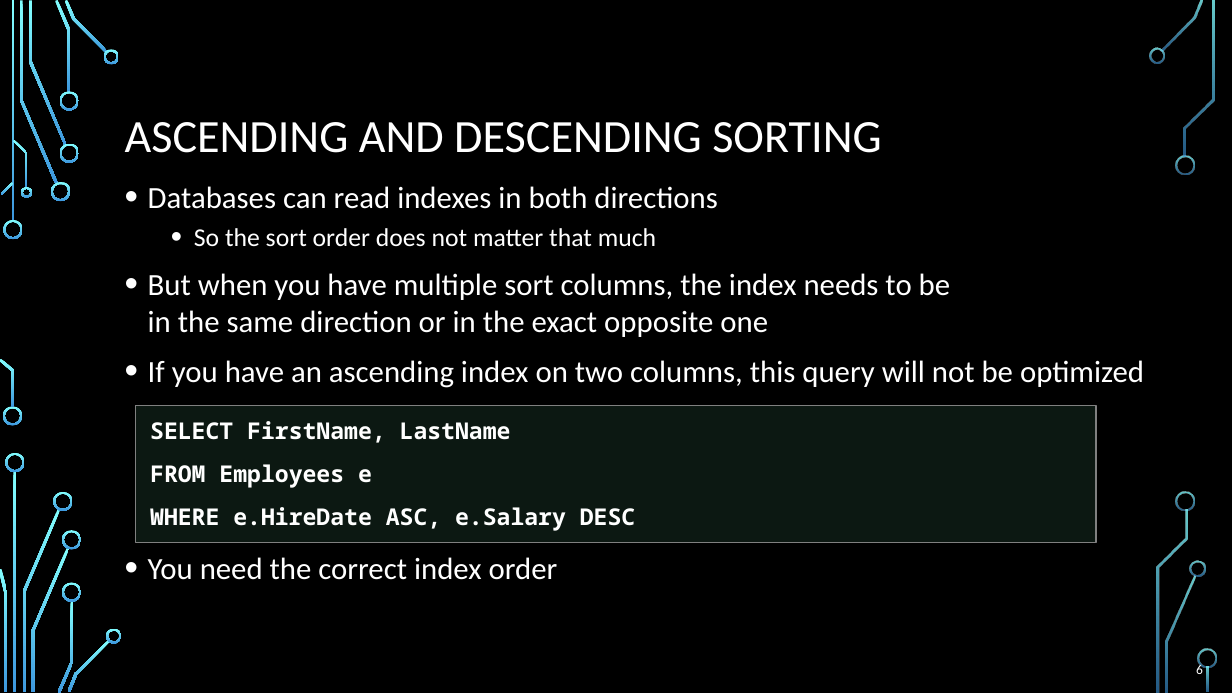
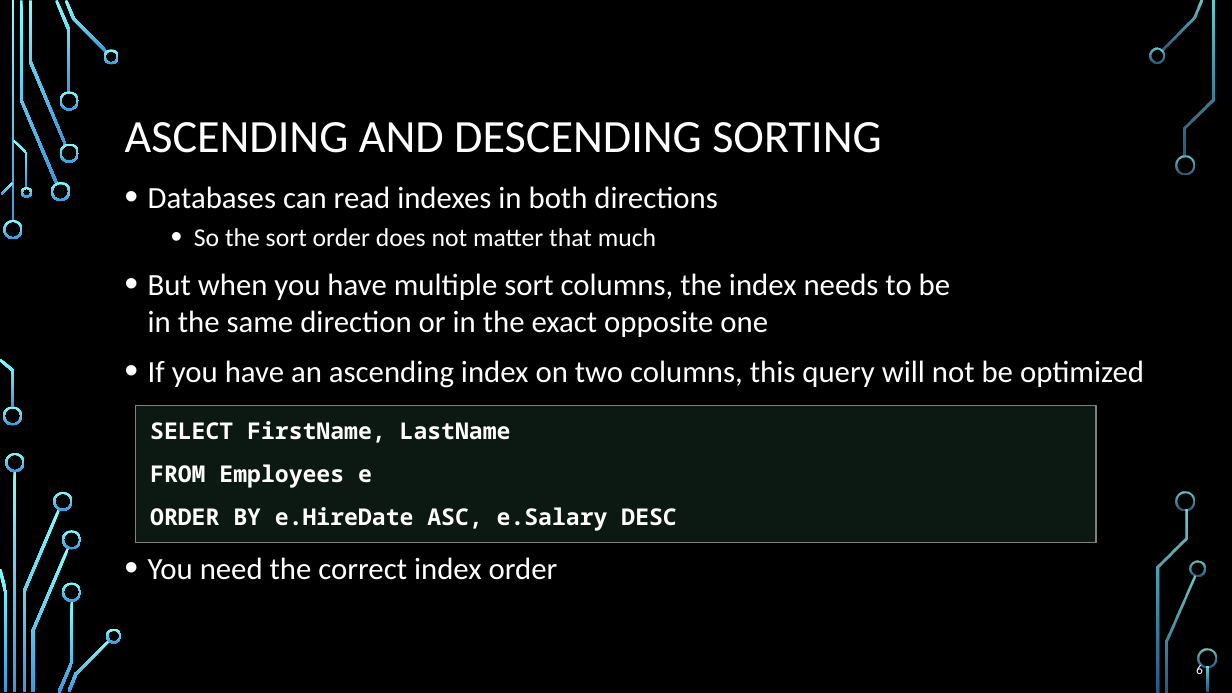
Before and after one commit to imutafchiev94/MyTested.AspNet.TV, a slide deck: slide 6 of src/Database Indexes Made Simple/Presentation - Advanced.pptx. Drawn at 1232x693 pixels with LibreOffice and Linux fonts; fonts in the diff are those of the drawing; background and template pictures are left out. Boxes give left, top, right and bottom in pixels: in the first picture for what was removed or moved away, otherwise in the second. Text is boxed around its words. In the diff, an @@ line names an element or a change of style, - is before the commit and + after.

Commit message:
Updated Database Indexes Made Simple Presentation

```diff
--- a/src/Database Indexes Made Simple/Presentation - Advanced.pptx
+++ b/src/Database Indexes Made Simple/Presentation - Advanced.pptx
@@ text in rectangle at bbox=[150, 507, 676, 531]: text changed @@
-WHERE e.HireDate ASC, e.Salary DESC
+ORDER BY e.HireDate ASC, e.Salary DESC
```
